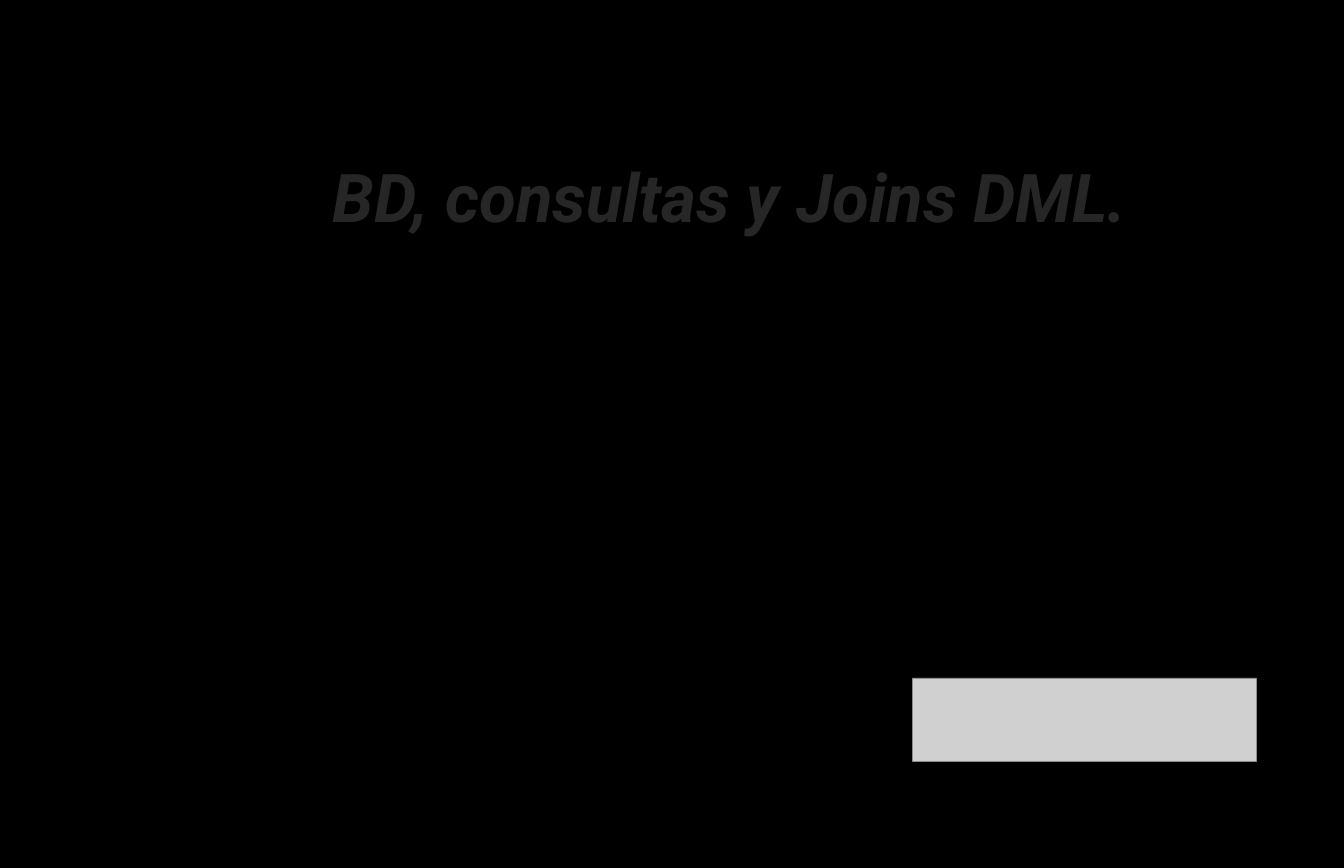
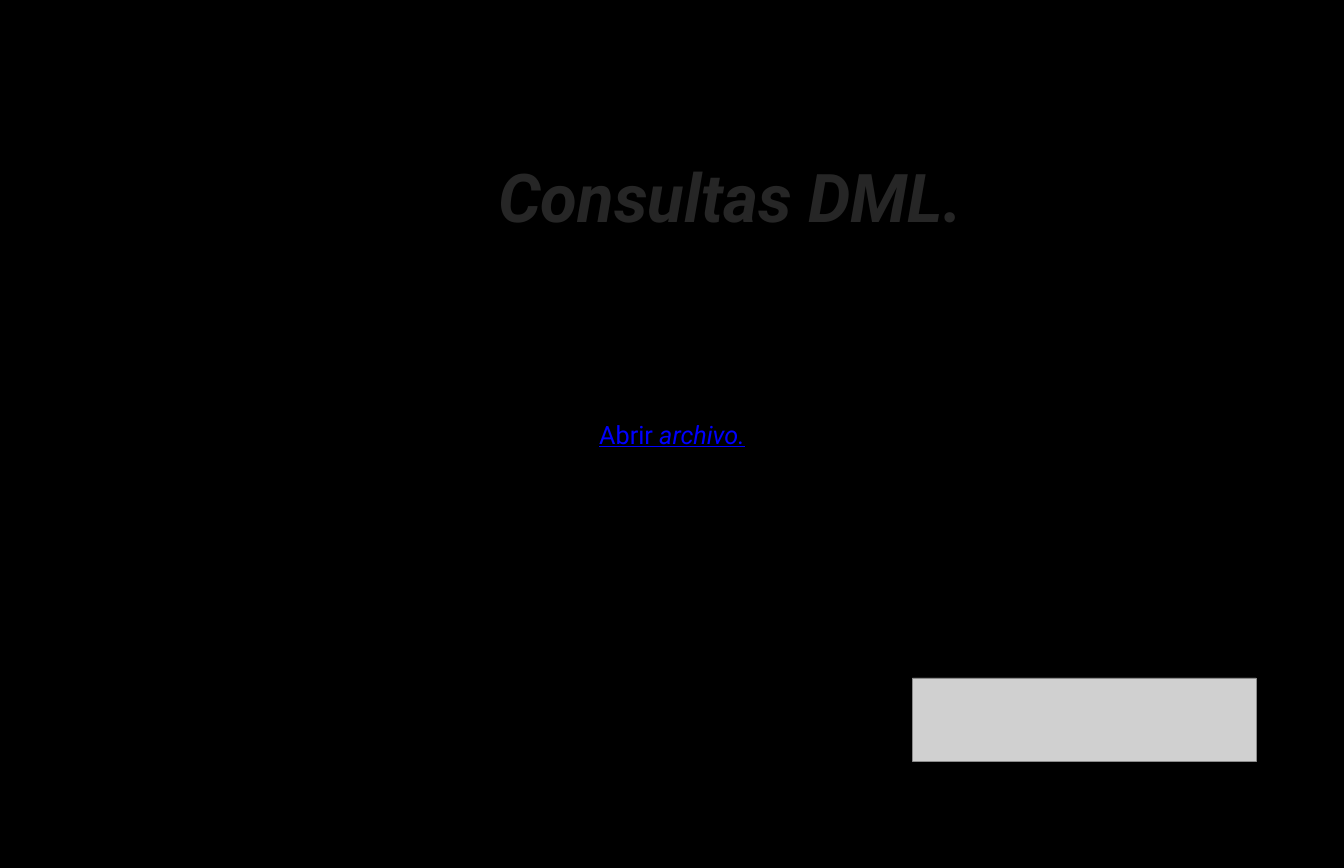
Before and after one commit to Qrlean/Qrlean, a slide deck: slide 8 of 3.Diseño/Presentacion2tri.pptx. Drawn at 1344x868 pixels with LibreOffice and Linux fonts; fonts in the diff are those of the drawing; grey boxes stand for pictures; background and template pictures are left out. Boxes give left, top, right and bottom in pixels: in the first picture for what was removed or moved away, otherwise in the second. Text is boxed around its words. In the diff, an @@ line names an element or a change of style, - is before the commit and + after.

```diff
--- a/3.Diseño/Presentacion2tri.pptx
+++ b/3.Diseño/Presentacion2tri.pptx
@@ title at (x1=498, y1=152, x2=962, y2=241): text changed @@
-BD, consultas y Joins DML.
+Consultas DML.
@@ text added at (x1=599, y1=425, x2=745, y2=447), 36 pt, text #0000FF, italic, underline @@
+Abrir archivo.
```
Also in this commit, not shown: 4 other slides changed, 1 slide added, 2 slides removed.
